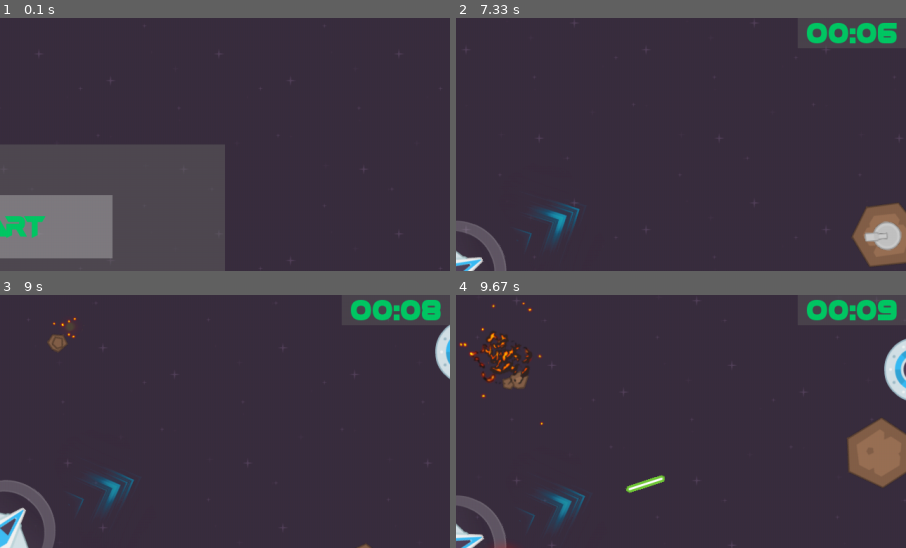
Above: before the commit, frames 1-4 (two rows, left to right).
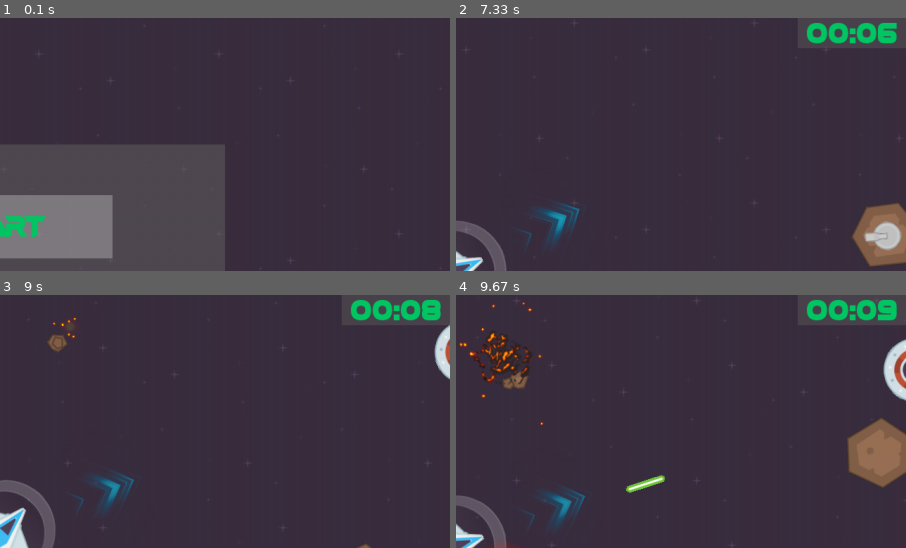
Above: after the commit, the same moments.

Repository: genericprogrammerdude/pygamengn
Game: pygame game, started from main.py
Two runs of this game, one before a commit and one after it. Both use one fixed random seed, a clock stepped at 60 frames per second and the inputs below.
Inputs (mouse positions are % of the whole screen's width and height, from its top left):
- Up to frame 1 (0.1 s): no input
- Up to frame 2 (7.33 s): click "Start" at 0.38 s; hold D 0.67-1.13 s; move the mouse to (60, 57) at 0.7 s; hold W 1.17-1.47 s; hold D 1.5-1.97 s; hold A 2-2.53 s; hold S 2.57-2.87 s; hold A 2.9-3.3 s; hold W 3.33-3.7 s; hold D 3.73-4.37 s; hold S 4.4-4.77 s; hold A 4.8-5.27 s; hold D 5.3-5.77 s; hold W 5.8-6.1 s; tap Space at 6.13, 6.53, 6.83, 7.03 s; hold D 6.47-6.93 s; hold A from 6.97 s (still down)
- Up to frame 3 (9 s): tap Space at 7.33, 7.6, 7.93, 8.23, 8.37, 8.77 s; release A at 7.5 s; hold S 7.53-7.83 s; hold A 7.87-8.27 s; hold W 8.3-8.67 s; hold D from 8.7 s (still down)
- Up to frame 4 (9.67 s): tap Space at 9.07, 9.43 s; release D at 9.33 s; hold S from 9.37 s (still down)
The pictures show only the part of the screen within x 50-100%, y 0-50%; the shares and areas given below are measured in that part.

Frames 1-2 are identical in both runs. In frame 3, 0.2% of the frame differs, in the area x 96-100%, y 12-34%; in frame 4, 0.4%, in the area x 94-100%, y 17-42%.

Commit message:
Waypoints spin.

Diff:
--- a/Assets/inventory.json
+++ b/Assets/inventory.json
@@ -38,7 +38,7 @@
         "asteroid_18": "Assets/SpaceShooterRedux/PNG/Meteors/meteorGrey_tiny1.png",
         "asteroid_19": "Assets/SpaceShooterRedux/PNG/Meteors/meteorGrey_tiny2.png",
         "background": "Assets/SpaceShooterRedux/Backgrounds/darkPurple.png",
-        "waypoint": "Assets/SpaceShooterRedux/PNG/ufoBlue.png",
+        "waypoint": "Assets/SpaceShooterRedux/PNG/ufoRed.png",
         "arrow": "Assets/arrow.png"
     },
 
@@ -730,7 +730,8 @@
                 "kwargs": {
                     "image:image": "waypoint",
                     "kill_when_off_screen": false,
-                    "distance": 1000
+                    "distance": 1000,
+                    "angular_velocity": 45.0
                 },
                 "groups": [
                     "RenderGroup",
--- a/waypoint.py
+++ b/waypoint.py
@@ -1,3 +1,5 @@
+import random
+
 from game_object_factory import GameObjectFactory
 from trigger import Trigger
 
@@ -6,6 +8,12 @@
 class Waypoint(Trigger):
     """A trigger triggers actions when game objects enter them."""
 
-    def __init__(self, distance, **kwargs):
+    def __init__(self, distance, angular_velocity, **kwargs):
         super().__init__(**kwargs)
         self.distance = distance
+        self.angular_velocity = angular_velocity * random.choice([-1, 1])
+
+    def update(self, delta):
+        super().update(delta)
+        heading = (self.heading + delta * self.angular_velocity / 1000.0) % 360
+        self.set_heading(heading)
